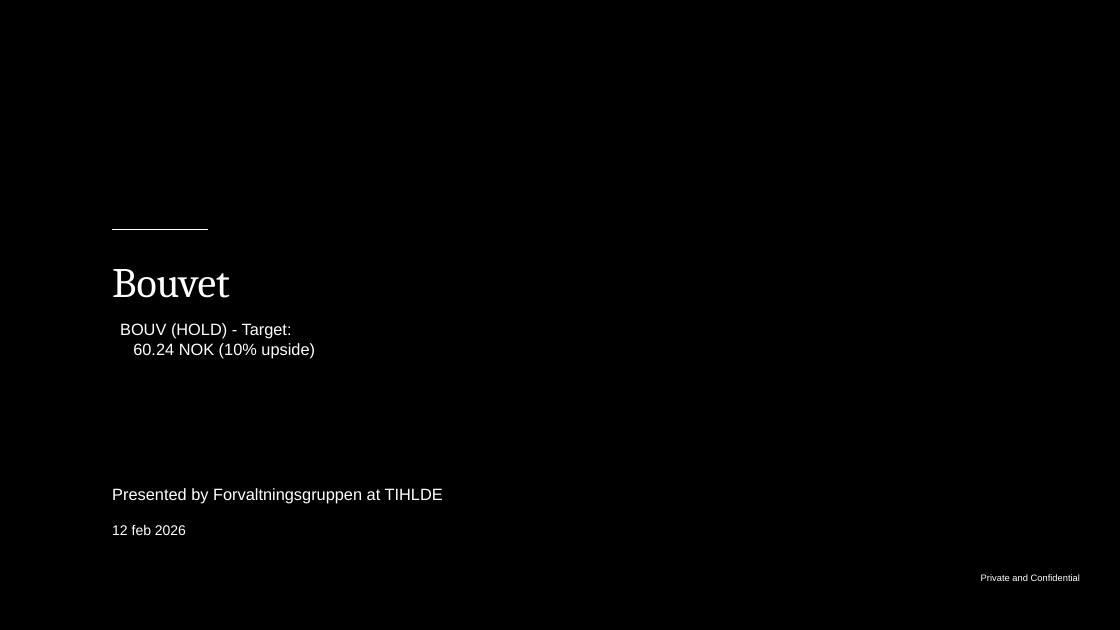
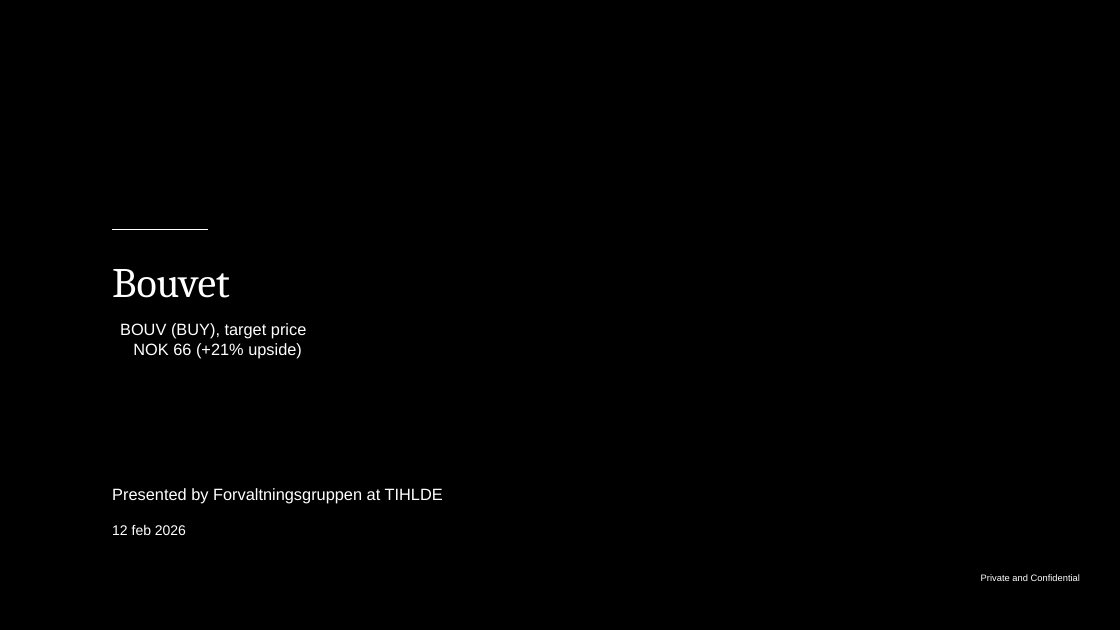
Before and after one commit to TriTacLe/Pareto-Securities-Equity-Research-Case, a slide deck: slide 1 of Pareto Securities Equity research case.pptx. Drawn at 1120x630 pixels with LibreOffice and Linux fonts; fonts in the diff are those of the drawing; background and template pictures are left out. Boxes give left, top, right and bottom in pixels: in the first picture for what was removed or moved away, otherwise in the second. Text is boxed around its words. In the diff, an @@ line names an element or a change of style, - is before the commit and + after.

```diff
--- a/Pareto Securities Equity research case.pptx
+++ b/Pareto Securities Equity research case.pptx
@@ text at (x1=120, y1=323, x2=306, y2=359): text changed @@
-BOUV (HOLD) - Target: 60.24 NOK (10% upside)
+BOUV (BUY), target price NOK 66 (+21% upside)
```
Also in this commit, not shown: 3 other slides changed, 1 slide added, 1 slide removed, 1 other file.
